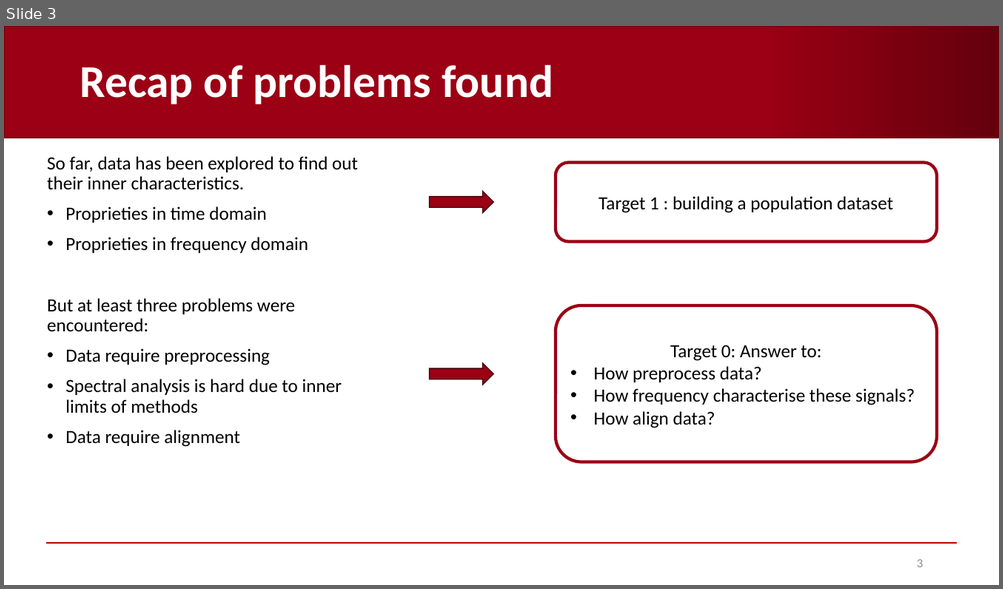
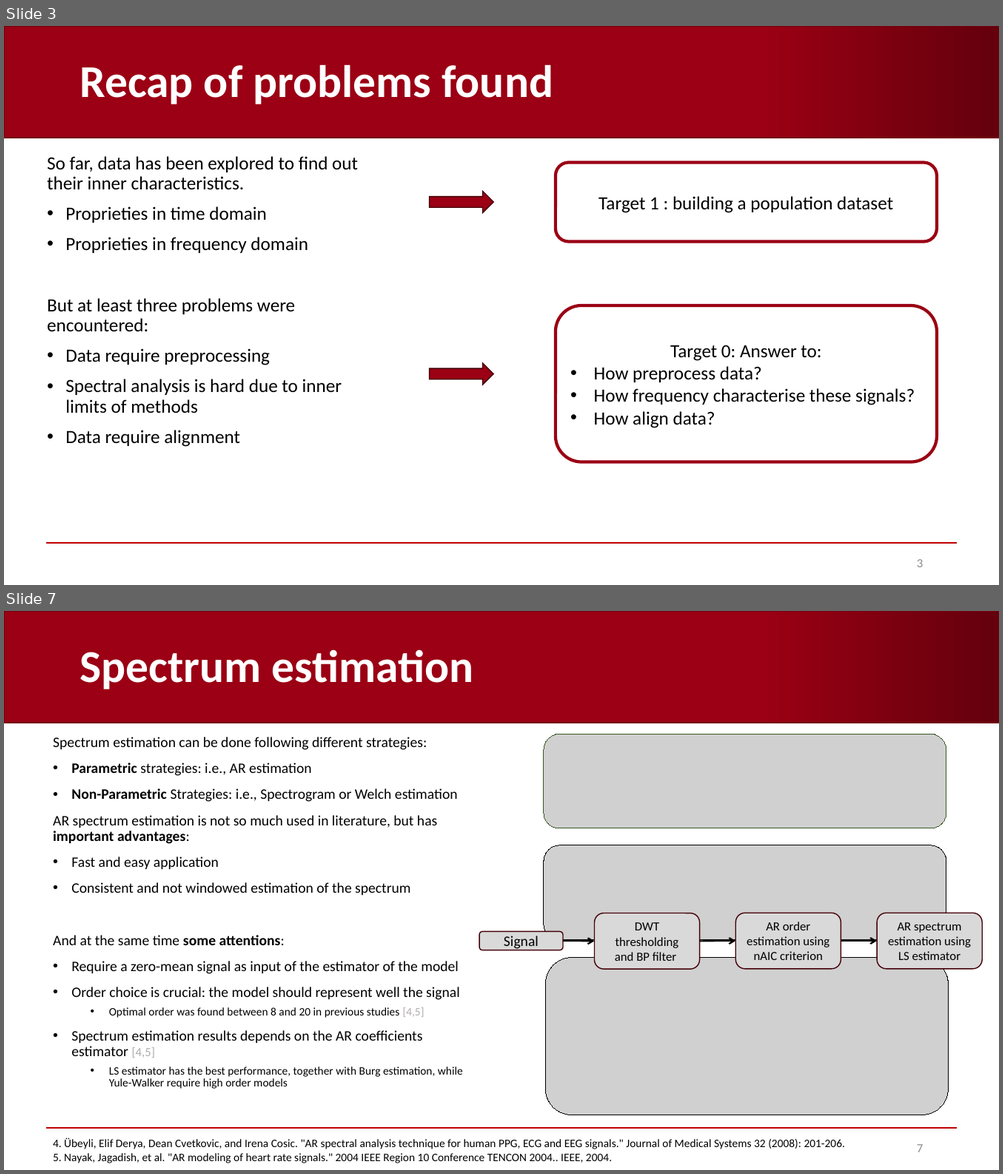
Before and after one commit to AndreaCorrado00/Tesi_magistrale_Corrado_Andrea, a slide deck: Documentation/4. Recap filters-spectrum-alignment .pptx. Shown one above the other, each under a label of ours: slide 3 before the commit, slides 3 and 7 after it; the slides between them are not shown. The pictures are 1003x589 and 1003x1174 pixels, drawn with LibreOffice and Linux fonts; fonts in the diff are those of the drawing; grey boxes stand for pictures; background and template pictures are left out. Boxes give left, top, right and bottom in pixels: in the first picture for what was removed or moved away, otherwise in the second. Text is boxed around its words. In the diff, an @@ line names an element or a change of style, - is before the commit and + after.

```diff
--- a/Documentation/4. Recap filters-spectrum-alignment .pptx
+++ b/Documentation/4. Recap filters-spectrum-alignment .pptx
@@ slide 7 added at box(4, 611, 999, 1170), background #FFFFFF; not listed: 2 template elements that a slide beside it also shows @@
@@ title added at box(79, 649, 473, 689), 44 pt, text #FFFFFF, bold @@
+Spectrum estimation
@@ text added at box(53, 737, 463, 1089), 14 pt, text #000000 @@
+Spectrum estimation can be done following different strategies:
+• Parametric strategies: i.e., AR estimation
+• Non-Parametric Strategies: i.e., Spectrogram or Welch estimation
+AR spectrum estimation is not so much used in literature, but has important advantages:
+• Fast and easy application
+• Consistent and not windowed estimation of the spectrum
+And at the same time some attentions:
+• Require a zero-mean signal as input of the estimator of the model
+• Order choice is crucial: the model should represent well the signal
+  • Optimal order was found between 8 and 20 in previous studies [4,5]
+• Spectrum estimation results depends on the AR coefficients estimator [4,5]
+  • LS estimator has the best performance, together with Burg estimation, while Yule-Walker require high order models
@@ picture added at box(543, 734, 946, 829) @@
@@ picture added at box(543, 846, 946, 940) @@
@@ group added at box(479, 913, 982, 969): 4 rounded rectangles, 3 arrows @@
+Signal
+DWT thresholding and BP filter
+AR order estimation using nAIC criterion
+AR spectrum estimation using LS estimator
@@ picture added at box(546, 958, 948, 1116) @@
@@ text added at box(53, 1138, 845, 1164), 11 pt, text #000000 @@
+4. Übeyli, Elif Derya, Dean Cvetkovic, and Irena Cosic. "AR spectral analysis technique for human PPG, ECG and EEG signals." Journal of Medical Systems 32 (2008): 201-206.
+5. Nayak, Jagadish, et al. "AR modeling of heart rate signals." 2004 IEEE Region 10 Conference TENCON 2004.. IEEE, 2004.
@@ page number added at box(916, 1145, 922, 1153), 12 pt, text #8C8C8C @@
+7
```
Also in this commit, not shown: 3 slides changed, 4 other slides added, 8 slides removed, 7 other files.
